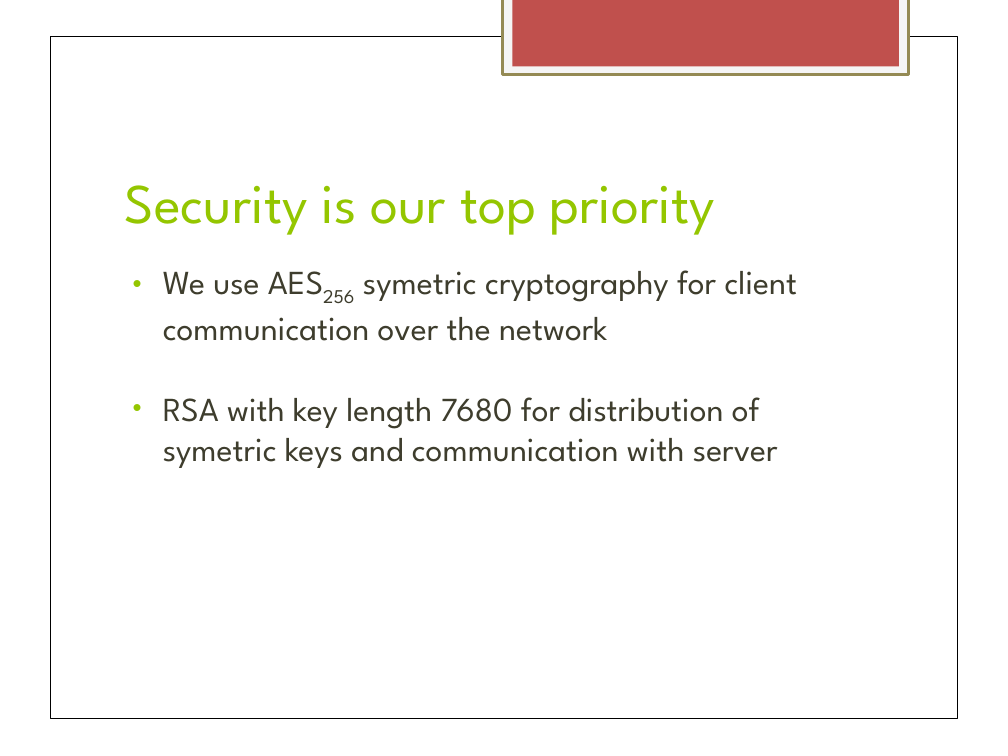
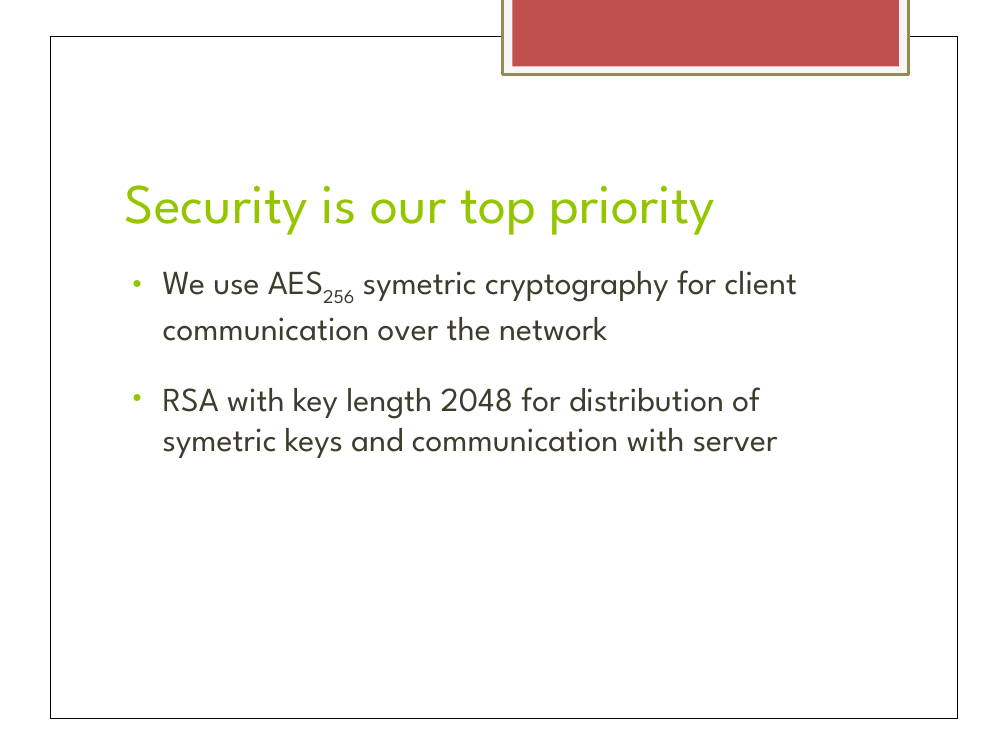
Before and after one commit to danes5/secure-internet-relay-chat, a slide deck: slide 3 of doc/SIRC.pptx (slide 2 before the commit). Drawn at 1008x756 pixels with LibreOffice and Linux fonts; fonts in the diff are those of the drawing. Boxes give left, top, right and bottom in pixels: in the first picture for what was removed or moved away, otherwise in the second. Text is boxed around its words. In the diff, an @@ line names an element or a change of style, - is before the commit and + after.

```diff
--- a/doc/SIRC.pptx
+++ b/doc/SIRC.pptx
@@ text at <box>163,387,778,458</box>: text changed @@
-• RSA with key length 7680 for distribution of symetric keys and communication with server
+• RSA with key length 2048 for distribution of symetric keys and communication with server
```
Also in this commit, not shown: 4 other slides changed, 2 slides added, 1 slide removed, 5 other files.
